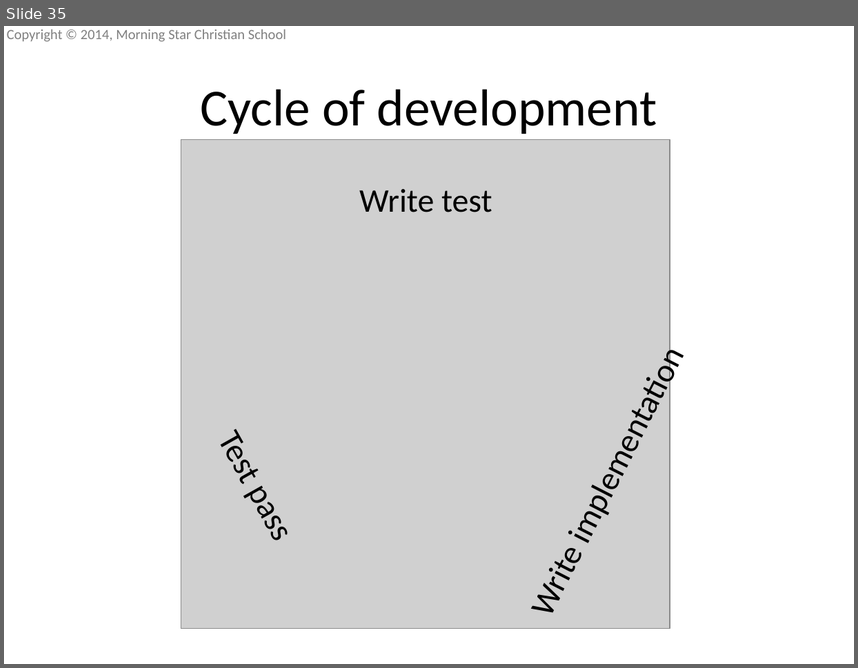
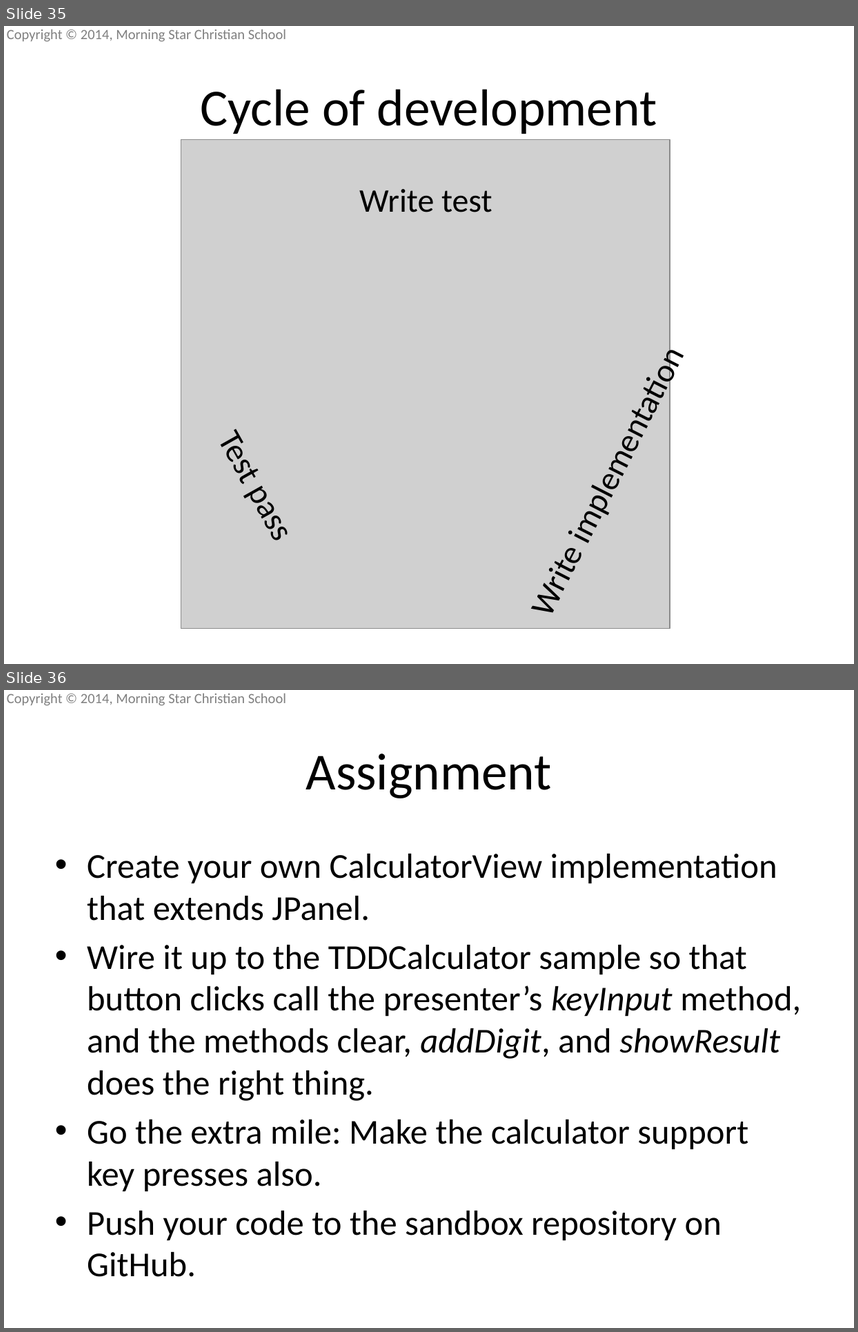
Before and after one commit to mscsbend/presentations, a slide deck: Lesson 3.pptx. Shown one above the other, each under a label of ours: slide 35 before the commit, slides 35 and 36 after it. The pictures are 858x668 and 858x1332 pixels, drawn with LibreOffice and Linux fonts; fonts in the diff are those of the drawing; grey boxes stand for pictures; background and template pictures are left out. Boxes give left, top, right and bottom in pixels: in the first picture for what was removed or moved away, otherwise in the second. Text is boxed around its words. In the diff, an @@ line names an element or a change of style, - is before the commit and + after.

Commit message:
Added assignment slide

```diff
--- a/Lesson 3.pptx
+++ b/Lesson 3.pptx
@@ slide 36 added at [4, 690, 854, 1328], background picture (left out); not listed: 1 template element that a slide beside it also shows @@
@@ title added at [306, 753, 552, 798], 44 pt, text #000000 @@
+Assignment
@@ text added at [87, 854, 801, 1240], 29.6 pt, text #000000 @@
+• Create your own CalculatorView implementation that extends JPanel.
+• Wire it up to the TDDCalculator sample so that button clicks call the presenter’s keyInput method, and the methods clear, addDigit, and showResult does the right thing.
+• Go the extra mile: Make the calculator support key presses also.
+• Push your code to the sandbox repository on GitHub.
```
Also in this commit, not shown: 1 slide changed.
